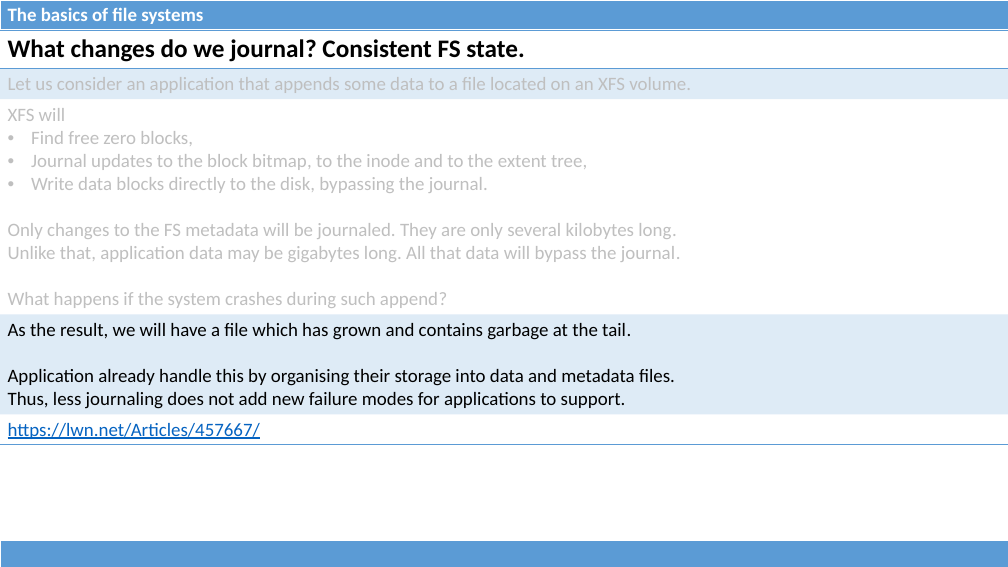
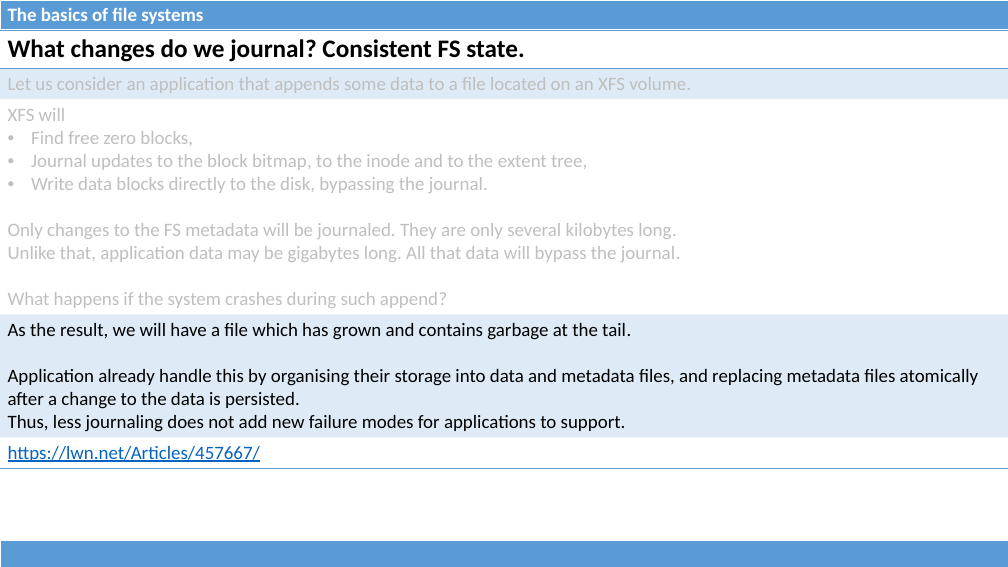
Before and after one commit to dominiquelefevre/filesystems-101-jb, a slide deck: slide 25 of talks/src/class04.pptx. Drawn at 1008x567 pixels with LibreOffice and Linux fonts; fonts in the diff are those of the drawing. Boxes give left, top, right and bottom in pixels: in the first picture for what was removed or moved away, otherwise in the second. Text is boxed around its words. In the diff, an @@ line names an element or a change of style, - is before the commit and + after.

```diff
--- a/talks/src/class04.pptx
+++ b/talks/src/class04.pptx
@@ table at (0, 30, 1008, 466) @@
-row 4, column 1: As the result, we will have a file which has grown and contains garbage at the tail. / Application already handle this by organising their storage into data and metadata files. / Thus, less journaling does not add new failure modes for applications to support.
+row 4, column 1: As the result, we will have a file which has grown and contains garbage at the tail. / Application already handle this by organising their storage into data and metadata files, and replacing metadata files atomically after a change to the data is persisted. / Thus, less journaling does not add new failure modes for applications to support.
```
Also in this commit, not shown: 6 other slides changed, 1 other file.
